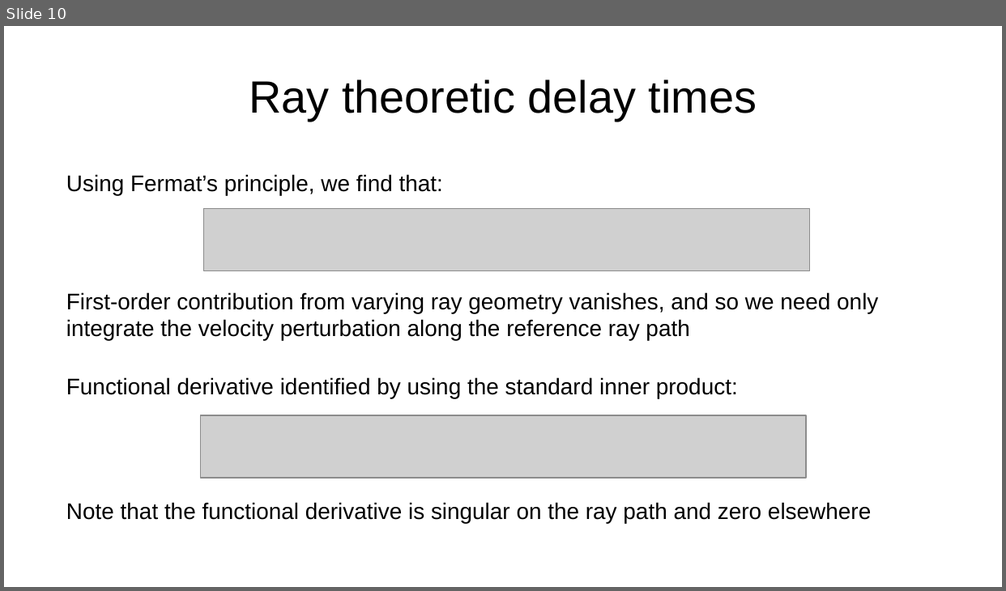
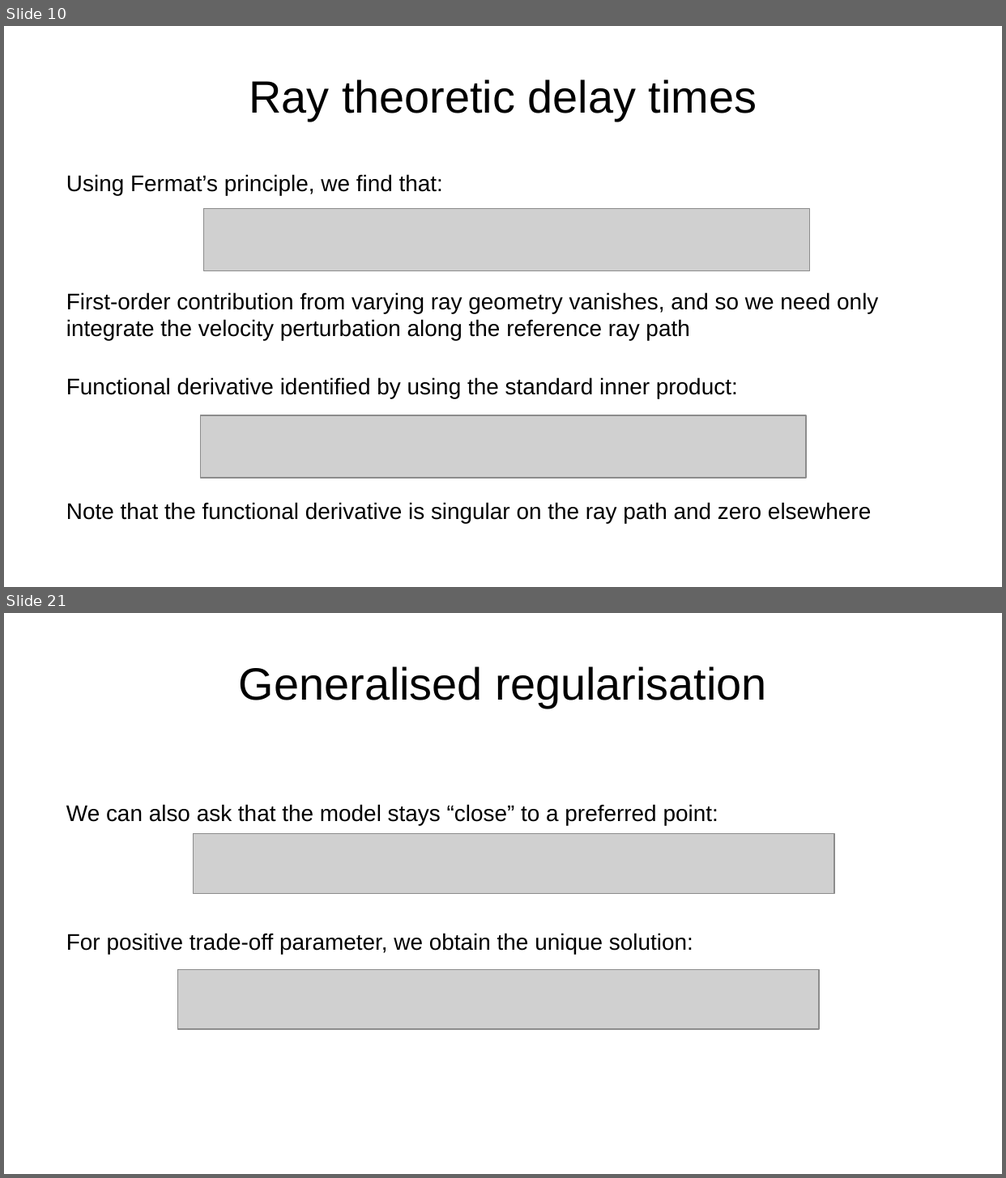
Before and after one commit to da380/PEPLectures, a slide deck: slides/slides7.odp. Shown one above the other, each under a label of ours: slide 10 before the commit, slides 10 and 21 after it; the slides between them are not shown. The pictures are 1006x591 and 1006x1178 pixels, drawn with LibreOffice and Linux fonts; fonts in the diff are those of the drawing; grey boxes stand for pictures. Boxes give left, top, right and bottom in pixels: in the first picture for what was removed or moved away, otherwise in the second. Text is boxed around its words. In the diff, an @@ line names an element or a change of style, - is before the commit and + after.

```diff
--- a/slides/slides7.odp
+++ b/slides/slides7.odp
@@ slide 21 added at (x1=4, y1=613, x2=1002, y2=1174), background #FFFFFF @@
@@ title added at (x1=239, y1=666, x2=766, y2=708), 36 pt, text #000000 @@
+Generalised regularisation
@@ text added at (x1=66, y1=804, x2=718, y2=825), 18 pt, text #000000 @@
+We can also ask that the model stays “close” to a preferred point:
@@ picture added at (x1=194, y1=834, x2=835, y2=894) @@
@@ text added at (x1=66, y1=933, x2=693, y2=954), 18 pt, text #000000 @@
+For positive trade-off parameter, we obtain the unique solution:
@@ picture added at (x1=178, y1=969, x2=820, y2=1029) @@
```
Also in this commit, not shown: 1 slide changed, 18 other slides added, 3 other files.
